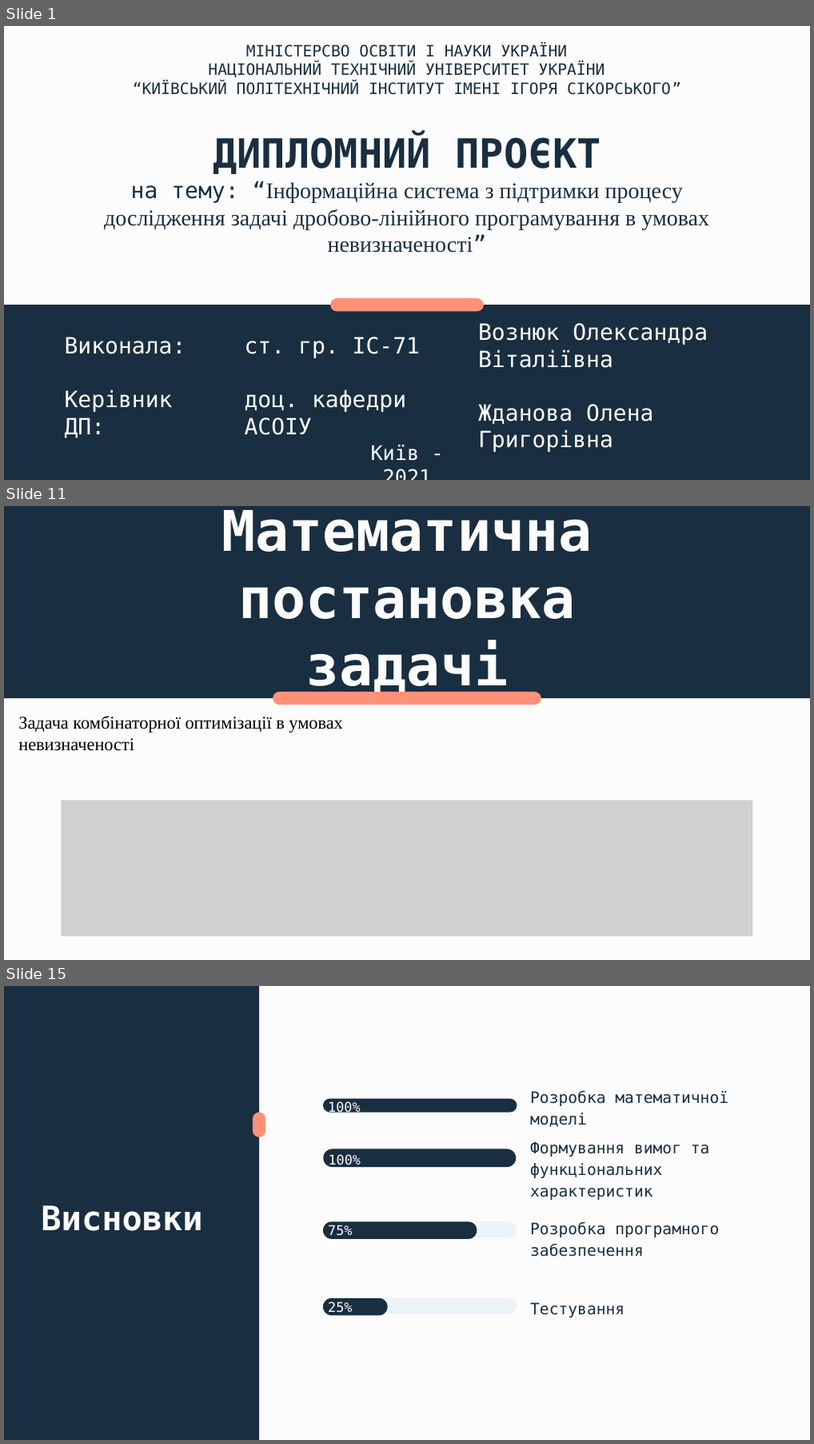
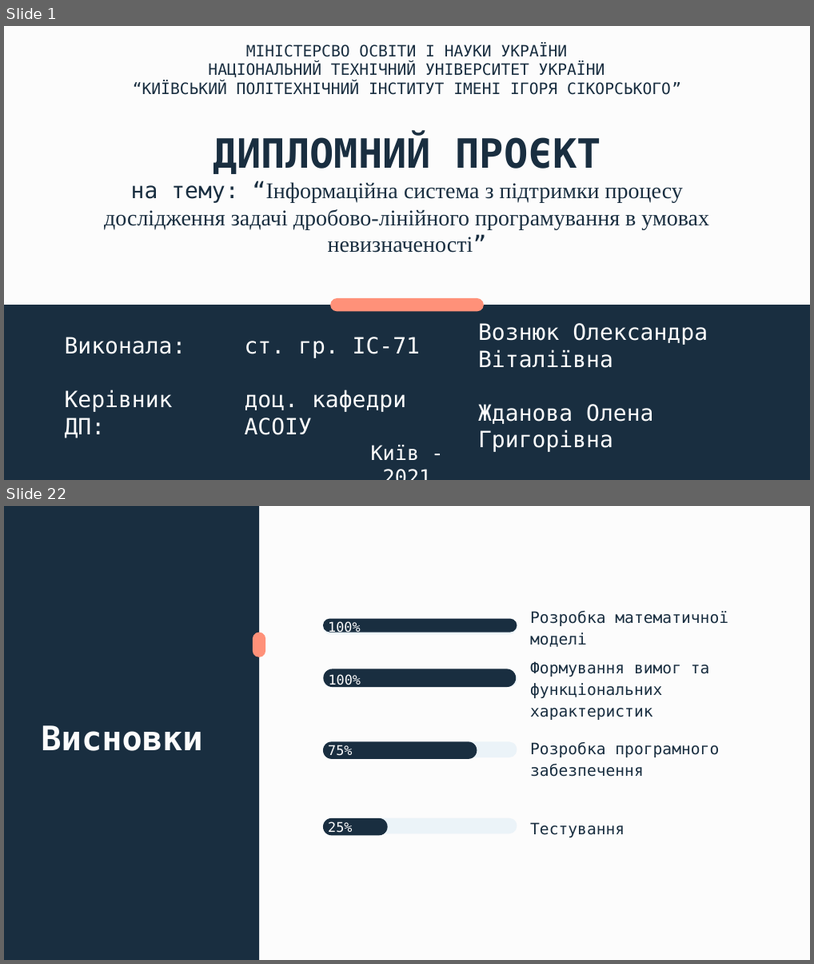
Before and after one commit to oleksandravozniuk/DiplomaDoc, a slide deck: vozniuk_sem2.pptx. Shown one above the other, each under a label of ours: slides 1, 11 and 15 before the commit, slides 1 and 22 after it; the slides between them are not shown. The pictures are 814x1444 and 814x964 pixels, drawn with LibreOffice and Linux fonts; fonts in the diff are those of the drawing; grey boxes stand for pictures. Boxes give left, top, right and bottom in pixels: in the first picture for what was removed or moved away, otherwise in the second. Text is boxed around its words. In the diff, an @@ line names an element or a change of style, - is before the commit and + after.

```diff
--- a/vozniuk_sem2.pptx
+++ b/vozniuk_sem2.pptx
@@ slide 11 removed at box(4, 506, 810, 960), background #FCFCFC @@
@@ rectangle removed at box(4, 506, 810, 698) @@
@@ title removed at box(222, 510, 593, 696) @@
-Математична постановка задачі
@@ rounded rectangle removed at box(273, 692, 541, 704) @@
@@ text removed at box(18, 716, 342, 751) @@
-Задача комбінаторної оптимізації в умовах невизначеності
@@ picture removed at box(62, 800, 753, 936) @@
@@ what was slide 15 is now slide 22 @@
```
Also in this commit, not shown: 11 slides changed, 9 slides added, 1 other slide removed, 26 other files.
